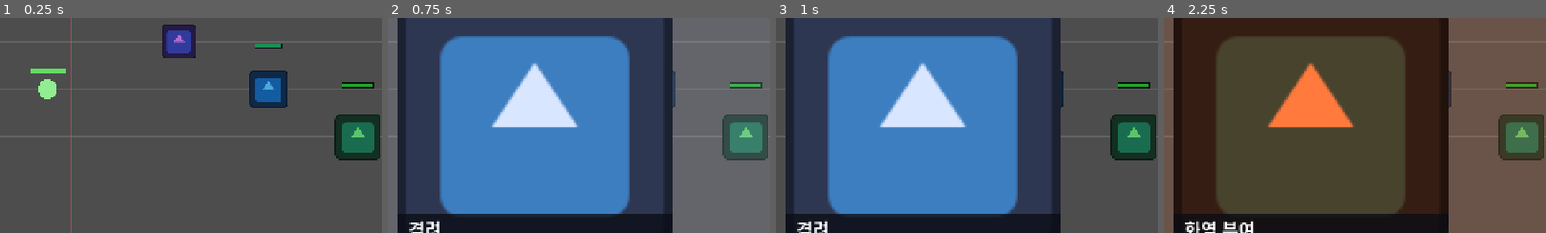
Above: before the commit, frames 1-4 (left to right).
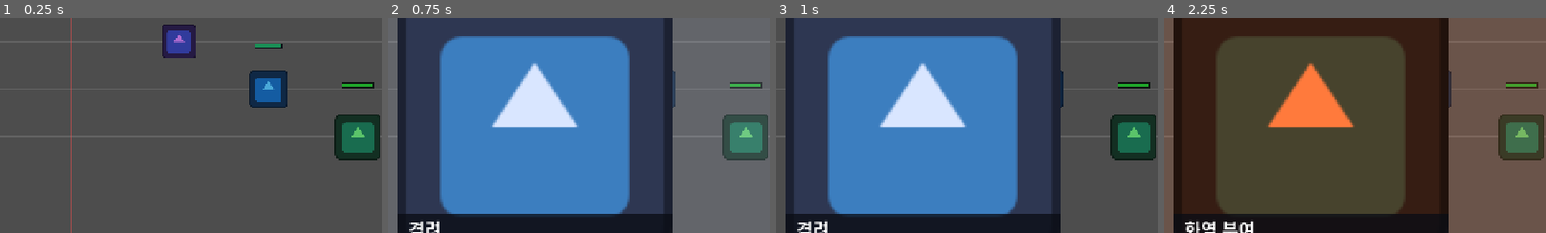
Above: after the commit, the same moments.

Repository: Sosorik/Sublike
Game: Godot game, scene res://scenes/battle/battle.tscn
The game is run twice, just before and just after one commit, with the same random seed, the same clock (stepped at 60 frames per second) and the same inputs. The engine's default icon, where the game draws it, is replaced by a stand-in: a white triangle on a blue panel in a dark square.
Inputs:
- Up to frame 1 (0.25 s): no input
- Up to frame 2 (0.75 s): click "1. 격려" at 0.5 s
- Up to frame 3 (1 s): no input
- Up to frame 4 (2.25 s): tap Enter at 1.25 s; tap 1 at 1.35 s; click "2. 화염 부여" at 2 s
The pictures show only the part of the screen within x 0-50%, y 25-75%; the shares and areas given below are measured in that part.

The runs differ from the first frame. In frame 1, 0.6% of the frame differs, in the area x 8-18%, y 23-38%; in frame 2, nothing differs; in frame 3, nothing differs; in frame 4, nothing differs.

Commit message:
아이다 캐스팅 정정 (남자) + 전신 표시
GDD 3.3 이 아이다를 "17세, 왜소한 체구, 남자 힐러" 로 규정한다.
117(여성)로 캐스팅한 것은 설정 위반이라 113(소년)으로 교체.

- 컷인 표정 6종 / 액션 컷인 / 전신 전부 113 으로 재추출
- aida.json 에 sprite / sprite_height 추가, aida.gd 가 전신을 세운다
- 키 100px — 가신 118 보다 작게 (왜소한 체구)
- battle.gd 의 디버그 초록 원 + 임시 체력바 제거 (HUD 에 이미 있다)

Co-Authored-By: Claude Opus 5 <noreply@anthropic.com>

Diff:
--- a/data/aida.json
+++ b/data/aida.json
@@ -3,6 +3,7 @@
   "_schema": {
     "max_hp": "체력. 적이 피해선을 넘으면 깎인다",
     "cutin_portrait": "스킬 슬롯별 컷인 상반신. 표정이 다르다",
+    "sprite": "전장 좌측에 서 있는 전신. 왜소한 체구라 가신보다 작다 (GDD 3.3)",
     "action_cutin": "대형 액션 컷인 (미사용. 보스전 연출 등에 쓸 예정)"
   },
   "aida": [
@@ -10,6 +11,8 @@
       "id": "aida",
       "name": "아이다",
       "max_hp": 100.0,
+      "sprite": "res://assets/sprites/units/aida_idle.png",
+      "sprite_height": 100.0,
       "action_cutin": "res://assets/sprites/cutins/aida.png",
       "cutin_portrait": {
         "buff": "res://assets/sprites/portraits/aida_2.png",
--- a/scenes/battle/battle.tscn
+++ b/scenes/battle/battle.tscn
@@ -33,6 +33,8 @@
 [node name="Aida" type="Node2D" parent="."]
 script = ExtResource("7_aida")
 
+[node name="Sprite2D" type="Sprite2D" parent="Aida"]
+
 [node name="RunState" type="Node" parent="."]
 script = ExtResource("11_run")
 
--- a/scripts/combat/aida.gd
+++ b/scripts/combat/aida.gd
@@ -22,6 +22,7 @@
 
 var _dead: bool = false
 var _profile: Dictionary = {}
+var _sprite: Sprite2D = null
 var _base_max_hp: float = FALLBACK_MAX_HP
 
 
@@ -32,6 +33,7 @@
 	max_hp = float(_profile.get("max_hp", FALLBACK_MAX_HP))
 	_base_max_hp = max_hp
 	hp = max_hp
+	_apply_art()
 	# 자식의 _ready() 가 부모보다 먼저 돈다. 부모가 연결할 틈을 준다.
 	_announce.call_deferred()
 
@@ -68,6 +70,27 @@
 	hp_changed.emit(hp, max_hp)
 
 
+## 전장 좌측에 세운다. 아이다는 싸우지 않으므로 대기 자세 한 장뿐이다.
+## 17세, 왜소한 체구 (GDD 3.3) — 가신보다 작게 잡는다.
+func _apply_art() -> void:
+	_sprite = get_node_or_null("Sprite2D") as Sprite2D
+	if _sprite == null:
+		return
+	var path: String = str(_profile.get("sprite", ""))
+	if path.is_empty() or not ResourceLoader.exists(path):
+		return
+
+	var tex: Texture2D = load(path) as Texture2D
+	if tex == null:
+		return
+	_sprite.texture = tex
+	var h: float = float(_profile.get("sprite_height", 100.0))
+	var k: float = h / float(tex.get_height())
+	_sprite.scale = Vector2(k, k)
+	# 발끝이 바닥에 닿게 내린다.
+	_sprite.offset = Vector2(0.0, -float(tex.get_height()) * 0.5)
+
+
 ## 스킬 슬롯에 맞는 컷인 상반신 경로. 없으면 빈 문자열.
 func get_cutin_portrait(slot_name: String) -> String:
 	var table: Dictionary = _profile.get("cutin_portrait", {})
--- a/scripts/core/battle.gd
+++ b/scripts/core/battle.gd
@@ -228,16 +228,4 @@
 		hit_color,
 		3.0
 	)
-	# 아이다 위치 + 체력바 (임시 표시. 정식 HUD 는 3주차)
-	var aida_pos := Vector2(BattleLayout.AIDA_X, BattleLayout.AIDA_Y)
-	var ratio: float = aida.get_hp_ratio() if aida != null else 1.0
-	var body_color := Color(0.6, 1.0, 0.6, 0.9) if ratio > 0.0 else Color(0.4, 0.4, 0.4, 0.9)
-	draw_circle(aida_pos, 16.0, body_color)
-
-	var bar_size := Vector2(60.0, 8.0)
-	var bar_top := aida_pos + Vector2(-bar_size.x * 0.5, -34.0)
-	draw_rect(Rect2(bar_top, bar_size), Color(0.1, 0.1, 0.1, 0.8))
-	draw_rect(
-		Rect2(bar_top, Vector2(bar_size.x * ratio, bar_size.y)),
-		Color(0.4, 0.9, 0.4, 0.95) if ratio > 0.3 else Color(0.95, 0.35, 0.3, 0.95)
-	)
+	# 아이다는 이제 전신 스프라이트가 서 있다. 체력은 HUD 좌상단에 있다.
Not shown, changed: docs/PROGRESS.md
